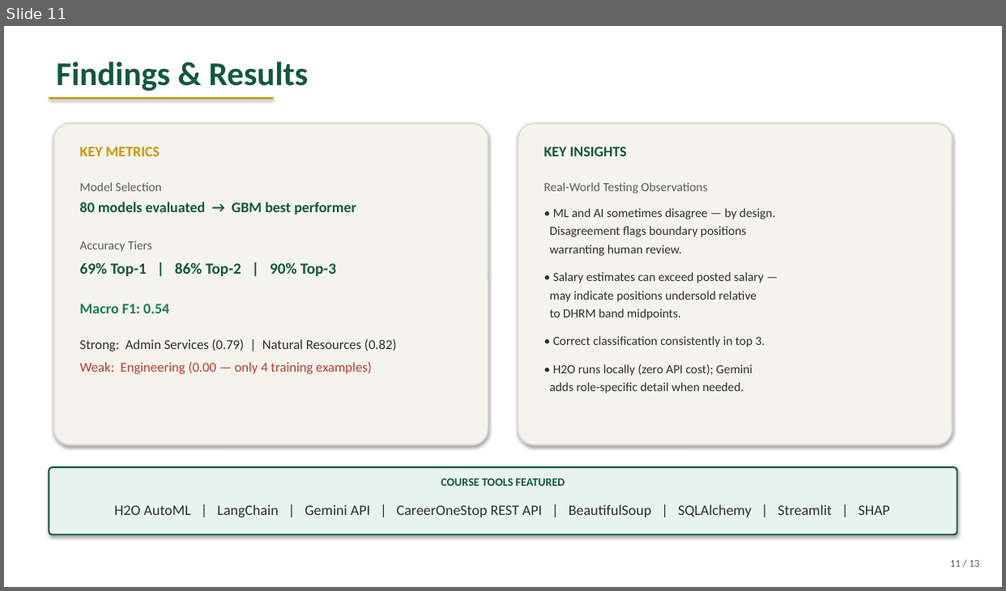
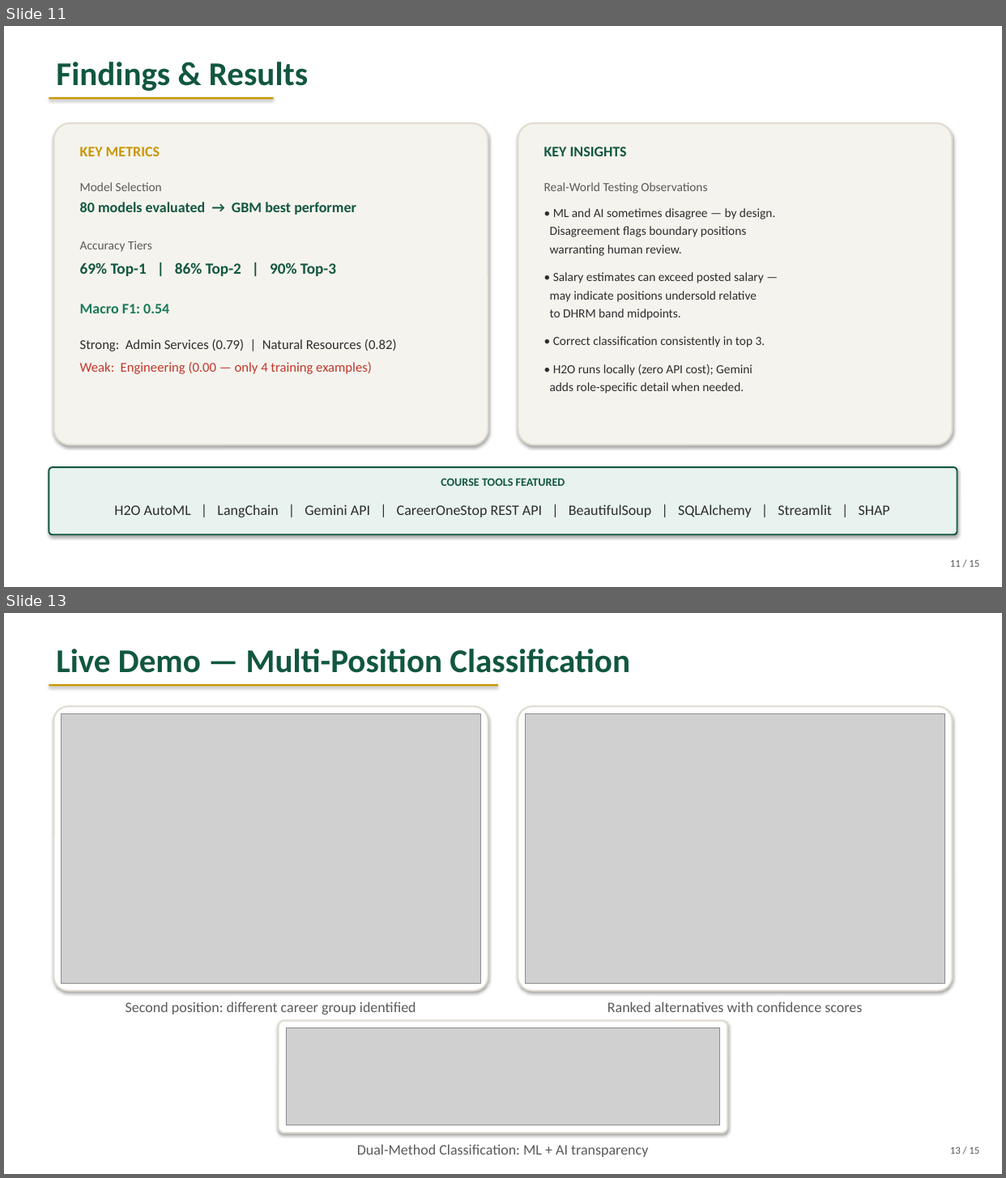
Before and after one commit to MSBA-Spring2026-Team-7/GRIFFIN-HR-Classification, a slide deck: ppt/GRIFFIN_BigData_Presentation.pptx. Shown one above the other, each under a label of ours: slide 11 before the commit, slides 11 and 13 after it; the slides between them are not shown. The pictures are 1006x591 and 1006x1178 pixels, drawn with LibreOffice and Linux fonts; fonts in the diff are those of the drawing; grey boxes stand for pictures. Boxes give left, top, right and bottom in pixels: in the first picture for what was removed or moved away, otherwise in the second. Text is boxed around its words. In the diff, an @@ line names an element or a change of style, - is before the commit and + after.

```diff
--- a/ppt/GRIFFIN_BigData_Presentation.pptx
+++ b/ppt/GRIFFIN_BigData_Presentation.pptx
@@ slide 13 added at (x1=4, y1=613, x2=1002, y2=1174), background #FFFFFF @@
@@ text added at (x1=56, y1=649, x2=630, y2=673), 32 pt, text #115740, bold @@
+Live Demo — Multi-Position Classification
@@ rectangle added at (x1=49, y1=684, x2=498, y2=687), fill #C99700 @@
@@ rounded rectangle added at (x1=54, y1=707, x2=488, y2=991), fill #FFFFFF, outline #E0DBD0 1.5 pt @@
@@ rounded rectangle added at (x1=518, y1=707, x2=953, y2=991), fill #FFFFFF, outline #E0DBD0 1.5 pt @@
@@ picture added at (x1=62, y1=714, x2=481, y2=983) @@
@@ picture added at (x1=526, y1=714, x2=945, y2=983) @@
@@ text added at (x1=126, y1=1002, x2=416, y2=1015), 14 pt, text #5A5A5A @@
+Second position: different career group identified
@@ rounded rectangle added at (x1=279, y1=1021, x2=728, y2=1133), fill #FFFFFF, outline #E0DBD0 1.5 pt @@
@@ text added at (x1=607, y1=1002, x2=862, y2=1012), 14 pt, text #5A5A5A @@
+Ranked alternatives with confidence scores
@@ picture added at (x1=286, y1=1029, x2=720, y2=1126) @@
@@ text added at (x1=357, y1=1144, x2=648, y2=1157), 14 pt, text #5A5A5A @@
+Dual-Method Classification: ML + AI transparency
@@ text added at (x1=950, y1=1147, x2=979, y2=1154), 10 pt, text #5A5A5A @@
+13 / 15
@@ slide 11 changed as well @@
@@ text at (x1=950, y1=561, x2=979, y2=567): text changed @@
-11 / 13
+11 / 15
```
Also in this commit, not shown: 12 other slides changed, 1 other slide added, 8 other files.
